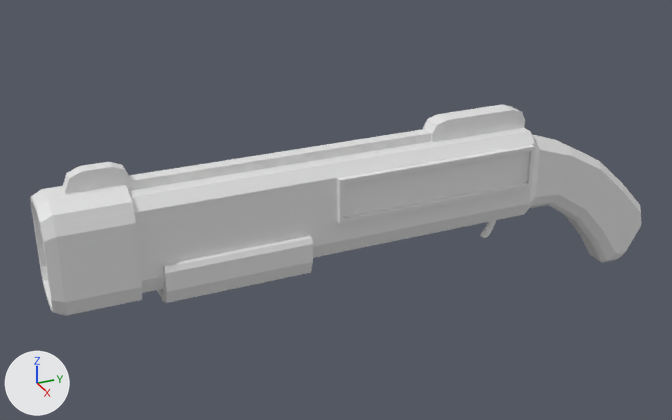
What one commit did to the Blender file Assets/Models/Guns/LP-12.blend.
One viewpoint serves both versions: a 50 mm lens placed at (3.36, -2.29, 1.62), pointed at (-0.1, -0.73, -0.11). Arrows for +X, +Y and +Z are at lower left; the lights stay in place.
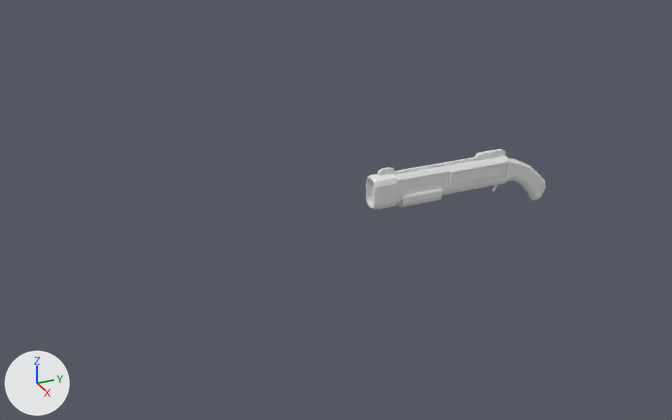
Diff of the bpy script that builds the scene:
```diff
--- a/Assets/Models/Guns/LP-12.blend.py
+++ b/Assets/Models/Guns/LP-12.blend.py
@@ me_cube_002 @@
 # used by ob_cube; location = (0.0, 0.0, 0.0)
-me_cube_002.from_pydata(...)  # 164 vertices, 128 faces; spans x 0.0..0.17, y -2.01..0.91, z -0.62..0.3
+me_cube_002.from_pydata(...)  # 204 vertices, 121 faces, 46 loose edges; spans x 0.0..0.05, y -0.76..0.17, z -0.18..0.12
+# me_cube_002 part 1: the loose piece of 16 vertices spanning x 0.14..0.17, y -0.83..0.12, z -0.05..0.15 is scaled about its middle by 0.319, then moved by (-0.11, 0.13, -0.02)
+# me_cube_002 part 2: the loose piece of 68 vertices spanning x 0.0..0.14, y -1.68..0.91, z -0.62..0.2 is scaled about its middle by (0.271, 0.319, 0.319), then moved by (-0.05, 0.14, 0.16)
+# me_cube_002 part 3: the loose piece of 40 vertices spanning x 0.0..0.16, y -2.01..-1.67, z -0.26..0.22 is scaled about its middle by (0.287, 0.319, 0.319), then moved by (-0.06, 1.14, 0.03)
+# me_cube_002 part 4: a new loose piece of 34 vertices spanning x 0.0..0.01, y -0.72..-0.07, z 0.08..0.12, in mat_material (its picture is missing)
+# me_cube_002 part 5: 40 vertices removed from x 0.0..0.04, y -1.9..0.14, z 0.19..0.3; 46 vertices added at x 0.0, y -0.76..0.17, z -0.18..0.12
 me_cube_002.materials.append(mat_material)
@@ me_cube_003 @@
 # used by ob_cube_001; parent = ob_cube; location = (0.0, -1.269, -0.186)
-me_cube_003.from_pydata(...)  # 14 vertices, 8 faces; spans x 0.0..0.174, y -0.31..0.31, z -0.098..0.098
+me_cube_003.from_pydata(...)  # 14 vertices, 8 faces; spans x 0.0..0.05, y -0.099..0.099, z -0.031..0.031
+# me_cube_003 part 6: 14 of 14 vertices moved; they spanned x 0.0..0.174, y -0.31..0.31, z -0.098..0.098 and now span x 0.0..0.05, y -0.099..0.099, z -0.031..0.031; mean shift (-0.076, 0.0, 0.0); largest move (0.174, -0.31, 0.075) -> (0.05, -0.099, 0.024)
 me_cube_003.materials.append(mat_material)
@@ ob_cube @@
 ob_cube = bpy.data.objects.new('Cube', me_cube_002)
-ob_cube.location = (0.0, 0.0, 0.0)
+ob_cube.location = (0.0, 0.148, -0.024)
 _m = ob_cube.modifiers.new('Mirror', 'MIRROR')
@@ ob_cube_001 @@
 ob_cube_001.parent = ob_cube
-ob_cube_001.location = (0.0, -1.269, -0.186)
+ob_cube_001.matrix_parent_inverse = Matrix(((1.0, 0.0, 0.0, 0.0), (0.0, 1.0, 0.0, -0.148), (0.0, 0.0, 1.0, 0.0242), (0.0, 0.0, 0.0, 1.0)))
+ob_cube_001.location = (0.0, -0.374, -0.0643)
 _m = ob_cube_001.modifiers.new('Mirror', 'MIRROR')
@@ ob_cube_003 @@
 ob_cube_003.parent = ob_cube
-ob_cube_003.location = (0.00331, 0.0433, -0.226)
+ob_cube_003.location = (0.00106, 0.0447, -0.0772)
 ob_cube_003.rotation_euler = (0.154, 0.0, 0.0)  # degrees (8.8, 0, 0)
```

What differs and where, as boxes (x1, y1, x2, y2) in the pictures (672 x 420 px; the box of a moved part takes in the faces that stretch with it):
'Cube', reshaped, moved (70% narrower, 71% shorter)
    before: (30, 105, 641, 316)
    after: (366, 149, 546, 209)
'Cube.001', reshaped, moved
    before: (157, 236, 313, 303)
    after: (397, 188, 442, 207)
'Cube.003', moved
    before: (481, 220, 496, 238)
    after: (492, 185, 497, 191)
part 1 of me_cube_002, moved or reshaped
    before: (337, 144, 535, 224)
    after: (449, 161, 509, 185)
part 2 of me_cube_002, moved or reshaped
    before: (129, 128, 641, 293)
    after: (395, 156, 546, 204)
part 3 of me_cube_002, moved or reshaped
    before: (30, 185, 142, 316)
    after: (366, 173, 397, 209)
part 4 of me_cube_002, added
    after: (377, 149, 506, 176)
part 5 of me_cube_002, moved or reshaped (not visible afterwards)
    before: (63, 105, 525, 194)
